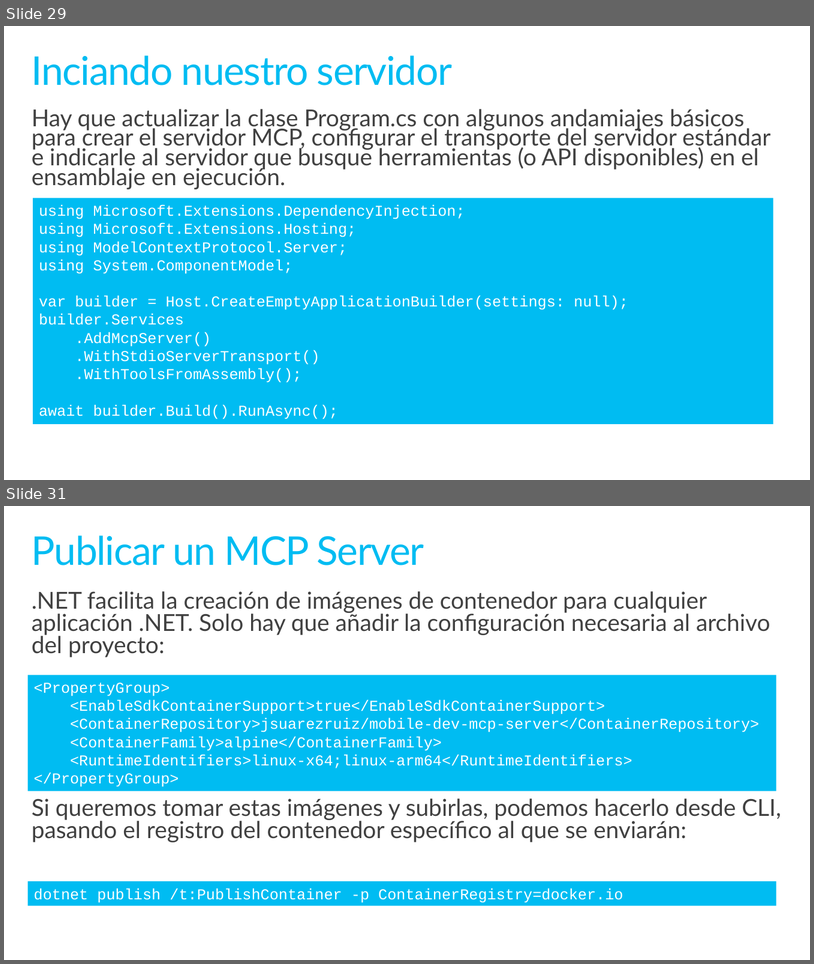
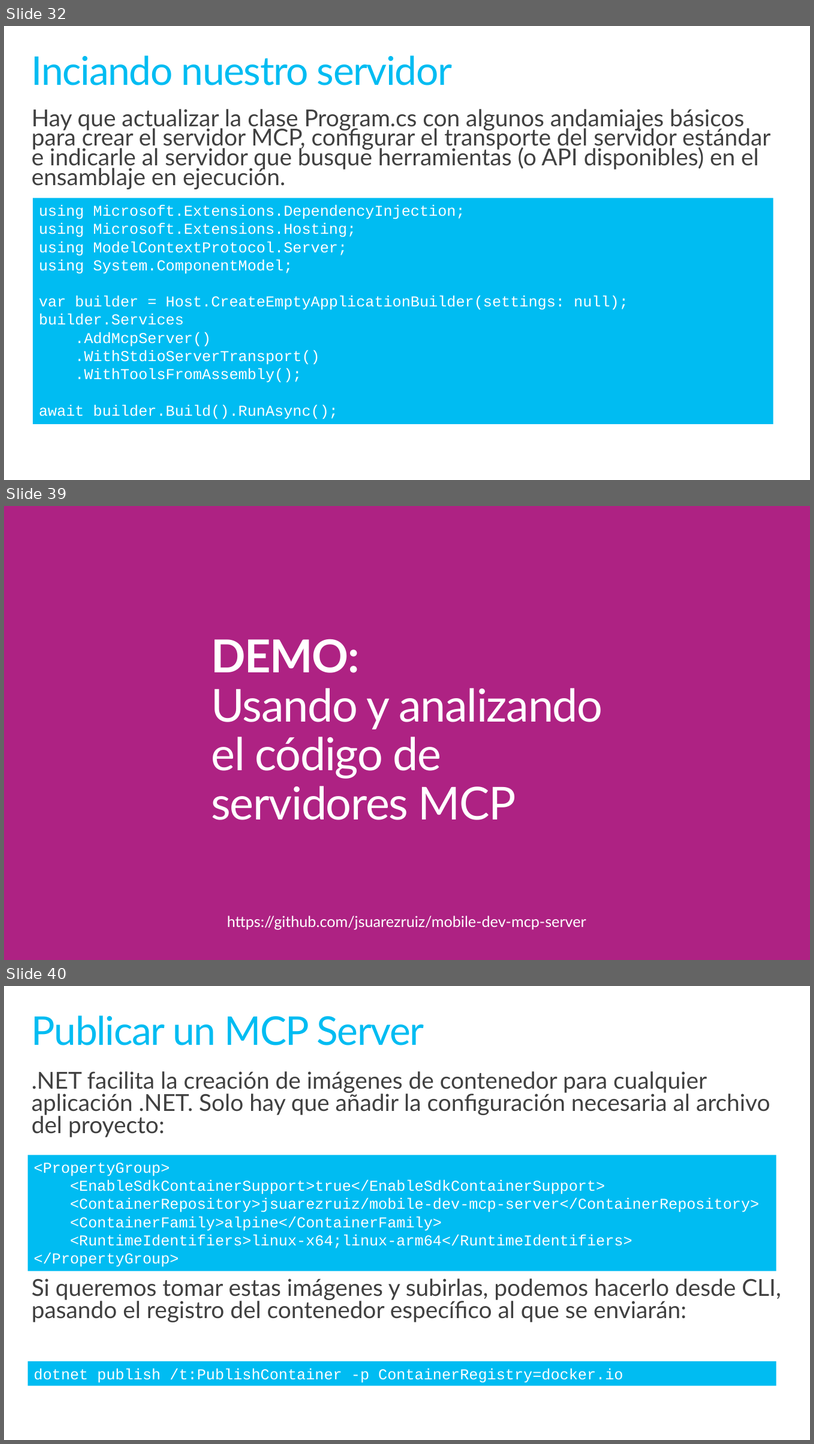
Before and after one commit to jsuarezruiz/sevilladotnet-mcp-materials, a slide deck: introduccion-mcp.pptx. Shown one above the other, each under a label of ours: slides 29 and 31 before the commit, slides 32, 39 and 40 after it; the slides between them are not shown. The pictures are 814x964 and 814x1444 pixels, drawn with LibreOffice and Linux fonts; fonts in the diff are those of the drawing. Boxes give left, top, right and bottom in pixels: in the first picture for what was removed or moved away, otherwise in the second. Text is boxed around its words. In the diff, an @@ line names an element or a change of style, - is before the commit and + after.

```diff
--- a/introduccion-mcp.pptx
+++ b/introduccion-mcp.pptx
@@ slide 39 added at <box>4,506,810,960</box>, background #AE2283 @@
@@ title added at <box>212,639,603,820</box>, 54 pt, text #FFFFFF @@
+DEMO:
+Usando y analizando el código de servidores MCP
@@ text added at <box>227,915,587,929</box>, 18 pt, text #FFFFFF @@
+https://github.com/jsuarezruiz/mobile-dev-mcp-server
@@ what was slide 29 is now slide 32 @@
@@ what was slide 31 is now slide 40 @@
```
Also in this commit, not shown: 4 slides changed, 8 other slides added, 1 other file.
